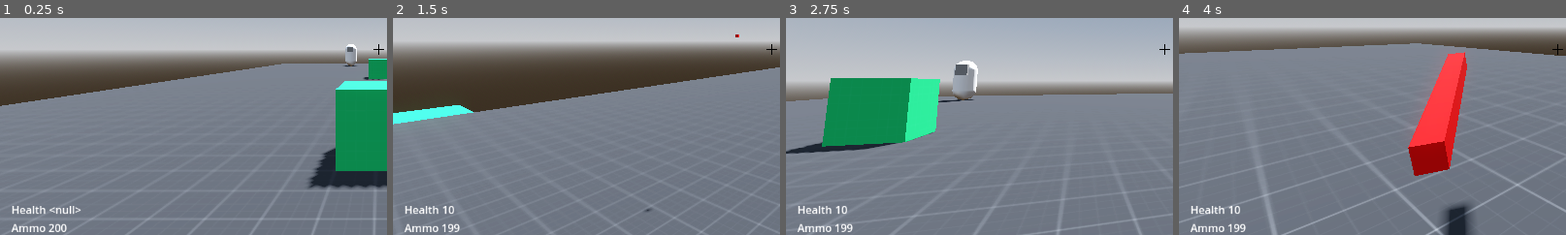
Above: before the commit, frames 1-4 (left to right).
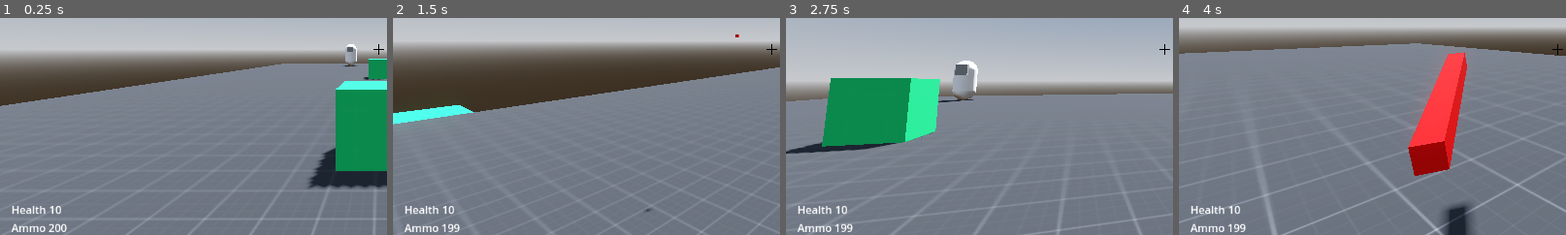
Above: after the commit, the same moments.

Repository: CXVMNER/Im_sim
Game: Godot game, scene res://scenes/level_01.tscn
The game is run twice, just before and just after one commit, with the same random seed, the same clock (stepped at 60 frames per second) and the same inputs.
Inputs (mouse positions are % of the whole screen's width and height, from its top left):
- Up to frame 1 (0.25 s): no input
- Up to frame 2 (1.5 s): move the mouse to (55, 50) at 0.52 s; press the mouse at (55, 50) at 0.53 s; hold W (move_forward) from 0.53 s (still down); tap Space (jump) at 0.77 s; move the mouse to (45, 50) at 1.27 s; release the mouse at (45, 50) at 1.28 s; right-click (45, 50) at 1.35 s
- Up to frame 3 (2.75 s): keep holding W (move_forward); tap Space (jump) at 1.52 s; move the mouse to (52, 48) at 2.02 s; hold Ctrl (crouch) from 2.03 s (still down)
- Up to frame 4 (4 s): keep holding W (move_forward); move the mouse to (49, 52) at 2.77 s; release Ctrl (crouch) at 2.78 s; tap Shift (sprint) at 2.85 s; tap Space (jump) at 3.02, 3.77 s; move the mouse to (57, 51) at 3.52 s; press the mouse at (57, 51) at 3.53 s
The pictures show only the part of the screen within x 1-51%, y 43-93%; the shares and areas given below are measured in that part.

The runs differ from the first frame. In frame 1, 0.2% of the frame differs, in the area x 12-21%, y 86-91%; in frame 2, nothing differs; in frame 3, less than 0.1%; in frame 4, less than 0.1%.

Commit message:
Added power ups and minor fixes

Diff:
--- a/scenes/fpp_controller.tscn
+++ b/scenes/fpp_controller.tscn
@@ -261,6 +261,7 @@
 transform = Transform3D(1, 0, 0, 0, 1, 0, 0, 0, 1, 0, 0, -0.75)
 
 [node name="HUD" parent="CameraController" instance=ExtResource("2_lq6am")]
+unique_name_in_owner = true
 
 [node name="AnimationPlayer" type="AnimationPlayer" parent="."]
 libraries = {
--- a/scenes/level_01.tscn
+++ b/scenes/level_01.tscn
@@ -6,6 +6,7 @@
 [ext_resource type="Texture2D" uid="uid://b0gdxoa4rrd0n" path="res://textures/prototype/Green/texture_03.png" id="2_oa775"]
 [ext_resource type="PackedScene" uid="uid://bd6bmfe3g5nfg" path="res://scenes/fpp_controller.tscn" id="3_q73g5"]
 [ext_resource type="PackedScene" uid="uid://c8161in0xfnar" path="res://scenes/enemy.tscn" id="6_haycg"]
+[ext_resource type="PackedScene" uid="uid://bjoc7m7517768" path="res://scenes/power_up.tscn" id="7_ky2cw"]
 
 [sub_resource type="ProceduralSkyMaterial" id="ProceduralSkyMaterial_qfypb"]
 sky_horizon_color = Color(0.64625, 0.65575, 0.67075, 1)
@@ -119,3 +120,12 @@
 
 [node name="Enemy2" parent="." instance=ExtResource("6_haycg")]
 transform = Transform3D(1, 0, 0, 0, 1, 0, 0, 0, 1, 4.1177, -1.90735e-06, -10.0926)
+
+[node name="powerUp" parent="." instance=ExtResource("7_ky2cw")]
+transform = Transform3D(1, 0, 0, 0, 1, 0, 0, 0, 1, -8, 0.75, 8)
+qty = 10
+
+[node name="powerUp2" parent="." instance=ExtResource("7_ky2cw")]
+transform = Transform3D(1, 0, 0, 0, 1, 0, 0, 0, 1, -8, 0.75, 4)
+type = 1
+qty = 10
--- /dev/null
+++ b/scenes/power_up.tscn
@@ -0,0 +1,27 @@
+[gd_scene load_steps=4 format=3 uid="uid://bjoc7m7517768"]
+
+[ext_resource type="Script" path="res://scripts/power_up.gd" id="1_5ojnv"]
+
+[sub_resource type="PrismMesh" id="PrismMesh_q8nen"]
+
+[sub_resource type="ConvexPolygonShape3D" id="ConvexPolygonShape3D_6buf5"]
+points = PackedVector3Array(0, 0.5, 0.5, 0.5, -0.5, 0.5, 0, 0.5, -0.5, -0.5, -0.5, 0.5, 0.5, -0.5, -0.5, -0.5, -0.5, -0.5)
+
+[node name="powerUp" type="Area3D"]
+script = ExtResource("1_5ojnv")
+
+[node name="Mesh" type="MeshInstance3D" parent="."]
+mesh = SubResource("PrismMesh_q8nen")
+
+[node name="Label" type="Label3D" parent="Mesh"]
+transform = Transform3D(1, 0, 0, 0, 1, 0, 0, 0, 1, 0, 1, 0)
+billboard = 1
+
+[node name="CollisionShape3D" type="CollisionShape3D" parent="."]
+shape = SubResource("ConvexPolygonShape3D_6buf5")
+
+[node name="respawn" type="Timer" parent="."]
+wait_time = 3.0
+
+[connection signal="body_entered" from="." to="." method="_on_body_entered"]
+[connection signal="timeout" from="respawn" to="." method="_on_respawn_timeout"]
--- a/scripts/HUD.gd
+++ b/scripts/HUD.gd
@@ -3,9 +3,9 @@
 @export var ammo := 200
 @export var stamina := 100
 
-@onready var healthValue = $"%health"
-@onready var ammoValue = $"%ammo"
-@onready var staminaValue = $"%stamina"
+@onready var healthValue = $%health
+@onready var ammoValue = $%ammo
+@onready var staminaValue = $%stamina
 
 @onready var updates = $HUDUpdate
 @onready var overlay = $Overlay
--- a/scripts/HUDItem.gd
+++ b/scripts/HUDItem.gd
@@ -2,6 +2,6 @@
 
 func _ready():
 	var tween = get_tree().create_tween()
-	tween.parallel().tween_property(self, "posotion", Vector2(0, -60), 2)
+	tween.parallel().tween_property(self, "position", Vector2(0, -60), 2)
 	tween.parallel().tween_property(self, "modulate:a", 0, 2)
 	tween.tween_callback(queue_free)
--- a/scripts/fpp_controller.gd
+++ b/scripts/fpp_controller.gd
@@ -77,6 +77,7 @@
 	CROUCH_SHAPECAST.add_exception(self)
 
 	hud.health = health
+	hud.updateHud()
 
 func _unhandled_input(event):
 	if event is InputEventMouseMotion:
--- /dev/null
+++ b/scripts/power_up.gd
@@ -0,0 +1,42 @@
+extends Area3D
+
+enum Type {
+	health,
+	ammo
+}
+
+@export var type := Type.health
+
+@export var qty:int
+
+@onready var pack = $Mesh
+@onready var respawnTimer = $respawn
+@onready var label = $Mesh/Label
+
+var collectable = true
+
+func _ready():
+	var mat = StandardMaterial3D.new()
+	if type == Type.health:
+		label.text = "Health"
+		mat.set_albedo(Color(0,1,0,1))
+	if type == Type.ammo:
+		label.text = "Ammo"
+		mat.set_albedo(Color(1,0,0,1))
+
+	pack.set_surface_override_material(0, mat)
+
+func _process(delta):
+	pack.rotation.y += 1 * delta
+
+func _on_body_entered(body):
+	if type == Type.health:
+		body.gainHealth(qty)
+	elif type == Type.ammo:
+		body.gainAmmo(qty)
+	pack.visible = false
+	respawnTimer.start()
+
+func _on_respawn_timeout():
+	collectable = true
+	pack.visible = true
Not shown: 1 places in scenes/level_01.tscn that only renumber resources
